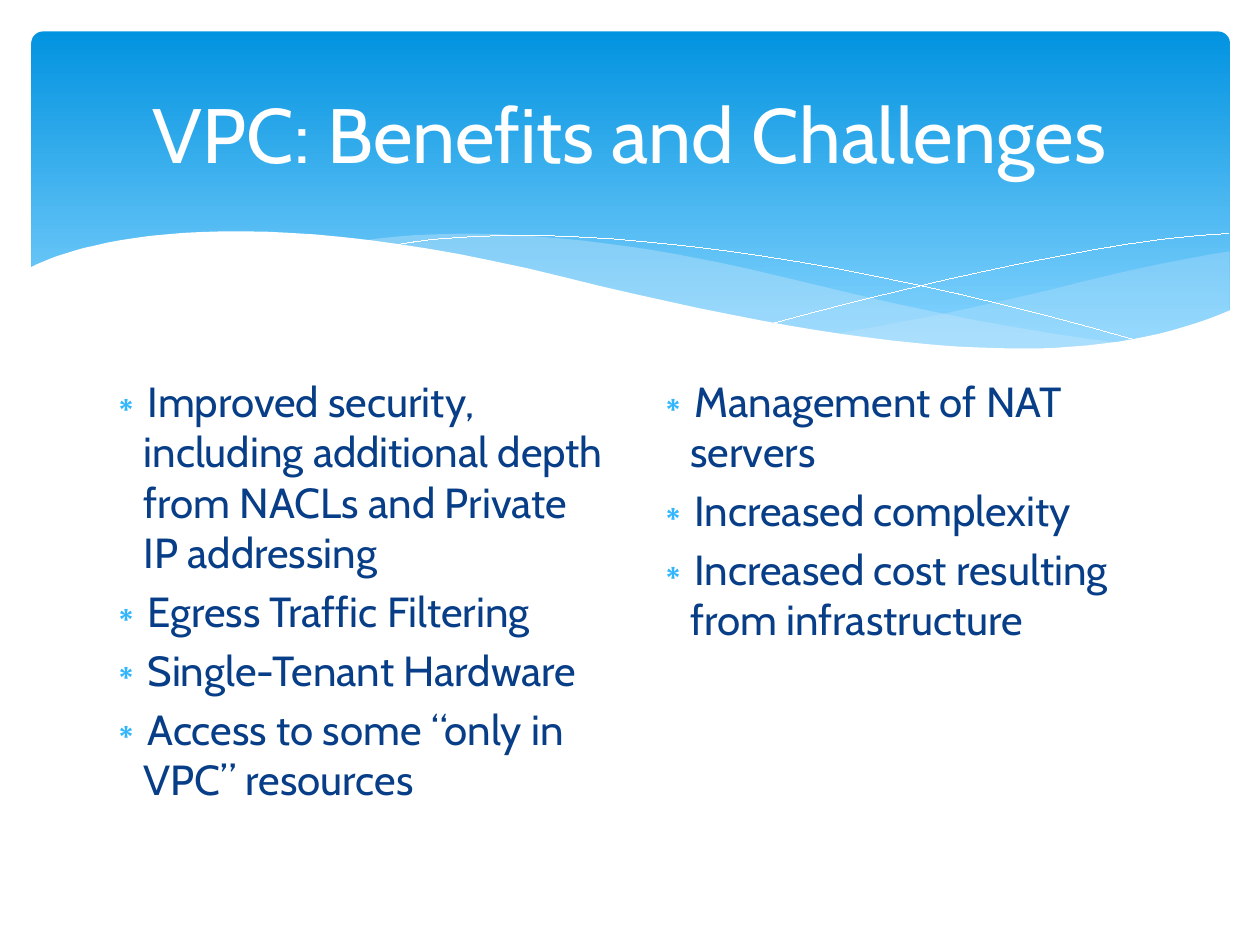
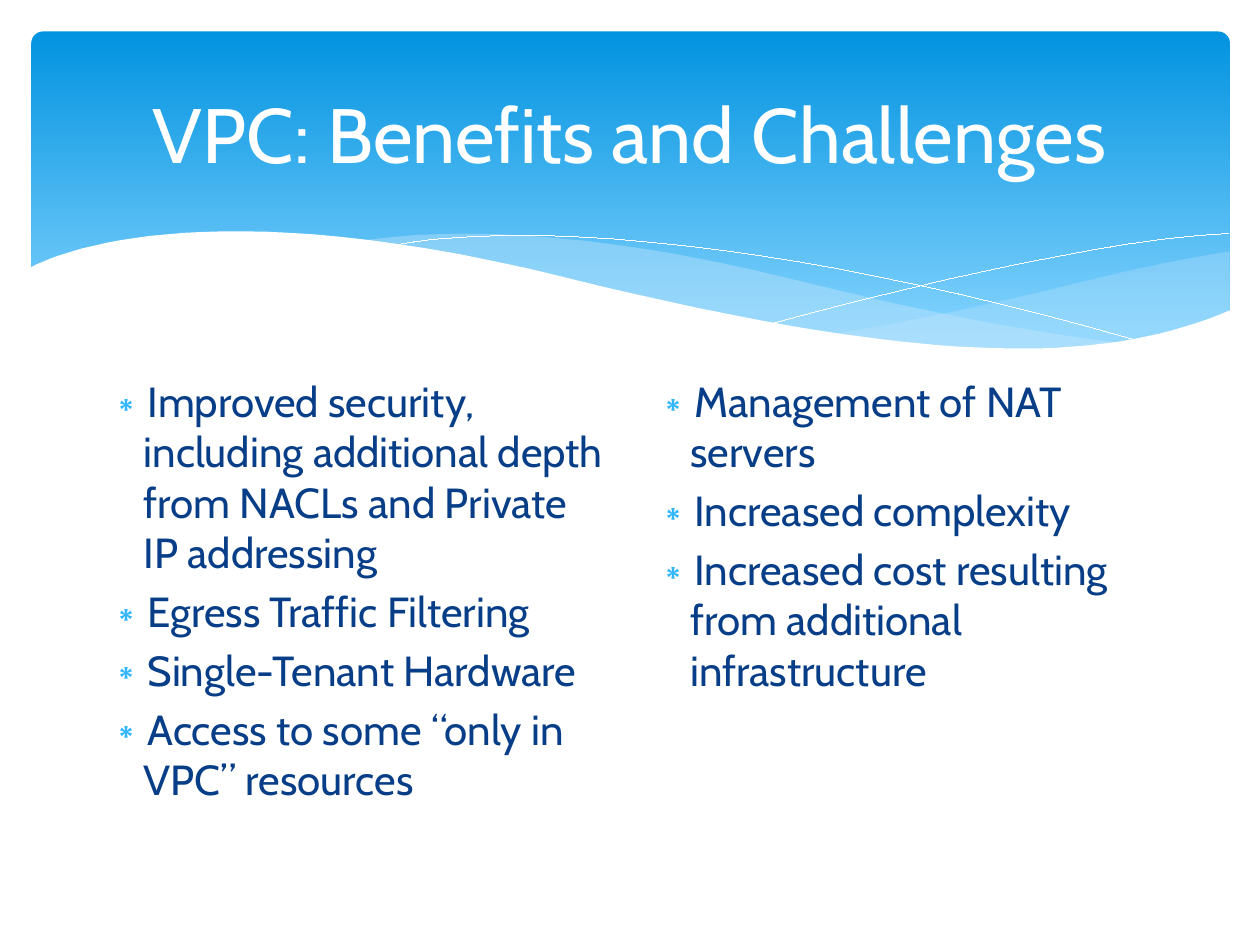
Before and after one commit to cloudavail/awstraining, a slide deck: slide 3 of aws-vpc/aws-vpc.pptx. Drawn at 1260x945 pixels with LibreOffice and Linux fonts; fonts in the diff are those of the drawing. Boxes give left, top, right and bottom in pixels: in the first picture for what was removed or moved away, otherwise in the second. Text is boxed around its words. In the diff, an @@ line names an element or a change of style, - is before the commit and + after.

```diff
--- a/aws-vpc/aws-vpc.pptx
+++ b/aws-vpc/aws-vpc.pptx
@@ text at (690, 553, 1108, 687): text changed @@
-∗ Increased cost resulting from infrastructure
+∗ Increased cost resulting from additional infrastructure
```
Also in this commit, not shown: 1 other slide changed, 5 other files.
